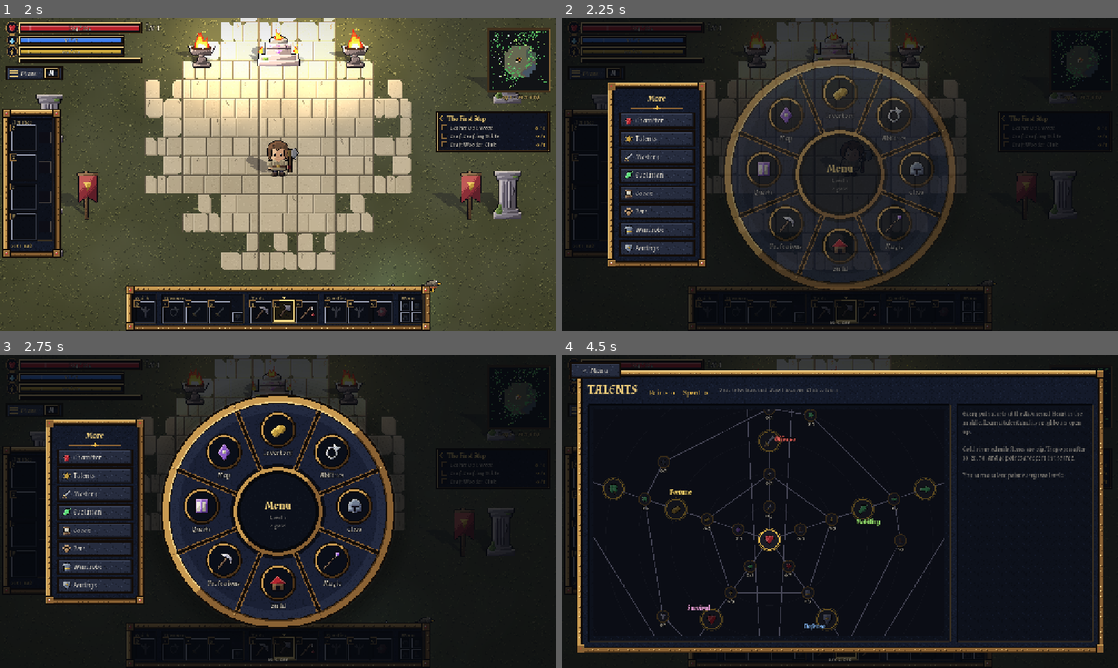
Above: before the commit, frames 1-4 (two rows, left to right).
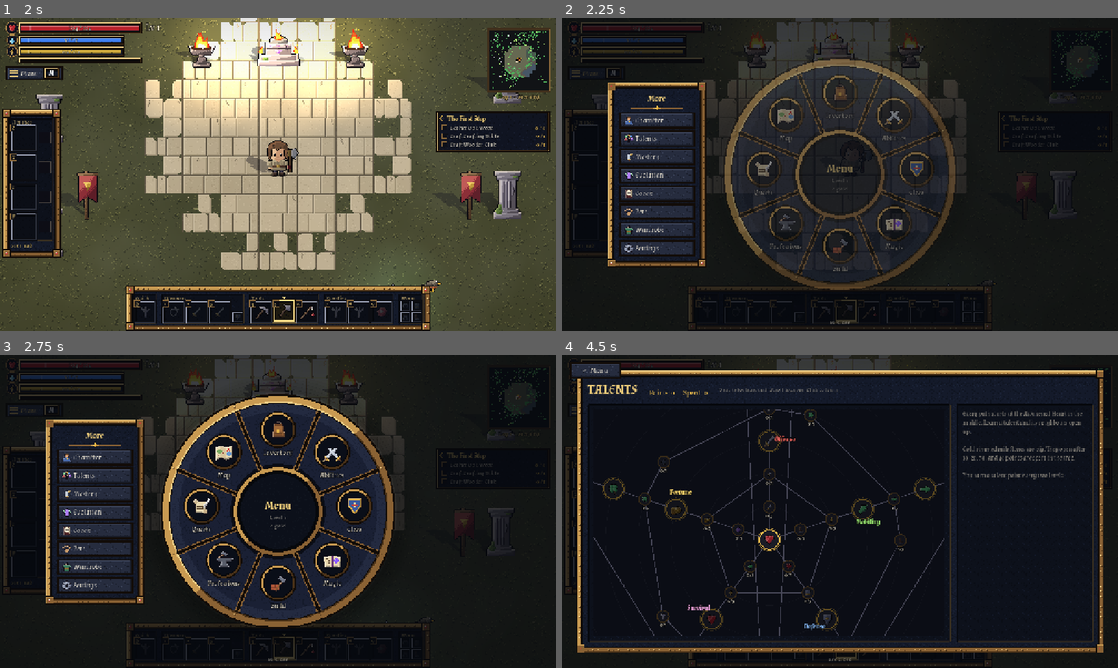
Above: after the commit, the same moments.

Repository: snamberi/Hall-Through-Heart
Game: Godot game, scene res://scenes/main.tscn
Two runs of this game, one before a commit and one after it. Both use one fixed random seed, a clock stepped at 60 frames per second and the inputs below. This scene is started directly instead of the project's main scene. Sound files missing from this copy of the repository are replaced by a short silence.
Inputs (mouse positions are in pixels of both pictures, inside the frame that each line leads up to):
- Up to frame 1 (2 s): tap Enter at 0.5 s; drag from (33, 183) to (333, 105) at 0.52 s; drag from (278, 309) to (250, 237) at 1.27 s
- Up to frame 2 (2.25 s): move the mouse to (595, 74) at 2.02 s; hold D (move_right) from 2.03 s (still down); tap C (ability_3) at 2.1 s; click (595, 74) at 2.17 s
- Up to frame 3 (2.75 s): keep holding D (move_right)
- Up to frame 4 (4.5 s): release D (move_right) at 2.75 s; click "Character" at 2.75 s; click "< Menu" at 3.5 s; click "Talents" at 4.25 s

Frame 1 is identical in both runs. In frame 2, 0.9% of the frame differs, in the area x 11-65%, y 21-76%; in frame 3, 1.0%; in frame 4, less than 0.1%.

Commit message:
Loot light beams, coin gold, real menu icons, pixel snow
- Dropped items stand in a column of light in their rarity colour,
  taller and brighter the rarer they are (none for common things), with
  motes rising up it for Epic and better and a pool of light beneath,
  instead of a flat circle.
- Gold is a stack of stamped coins, on the ground (a bigger heap for a
  bigger purse, with a glint) and as its icon.
- Menu screens get their own pictures: a backpack for the inventory, a
  folded map with a red X for the map, crossed swords, a crest, a
  spellbook, hammer and brick, anvil, scroll and quill, a talent tree,
  a paw for pets, a tunic on a hanger, a cog for settings, and more.
- Settled snow is drawn on the pixel grid with hard two-tone drift
  edges, a dithered fringe and lone flakes, and stays patchy (at most
  about a third of the ground in snowfall, under half in a blizzard).

Co-Authored-By: Claude Opus 5.5 <noreply@anthropic.com>
Claude-Session: https://claude.ai/code/session_018VKRMzBJrrQDcMAxNX13Ea

Diff:
--- a/scripts/effects/ground_fx.gd
+++ b/scripts/effects/ground_fx.gd
@@ -24,14 +24,22 @@
 }
 
 void fragment() {
-	float n = texture(noise, world / 620.0).r * 0.7 + texture(noise, world / 150.0 + vec2(0.37, 0.71)).r * 0.3;
+	// Snapped to the game's 2px pixel grid, so drifts have hard pixel edges.
+	vec2 px = floor(world / 2.0) * 2.0;
+	float n = texture(noise, px / 520.0).r * 0.65 + texture(noise, px / 120.0 + vec2(0.37, 0.71)).r * 0.35;
 	float edge = 1.0 - cover;
-	float land = texture(land_mask, (world - mask_origin) / mask_size).r;
-	float a = smoothstep(edge - 0.05, edge + 0.03, n) * smoothstep(0.42, 0.75, land + (n - 0.5) * 0.7);
-	float grain = fract(sin(dot(floor(world / 2.0), vec2(12.9898, 78.233))) * 43758.5453);
-	vec3 snow = mix(vec3(0.82, 0.87, 0.95), vec3(0.97, 0.98, 1.0), smoothstep(edge, edge + 0.12, n));
-	snow = mix(snow, vec3(1.0), step(0.992, grain));
-	COLOR = vec4(snow, a * 0.92);
+	float land = texture(land_mask, (px - mask_origin) / mask_size).r;
+	float dot_noise = fract(sin(dot(floor(world / 2.0), vec2(12.9898, 78.233))) * 43758.5453);
+	// Drifts, with a dithered fringe round them, and only on land.
+	float solid = step(edge, n);
+	float fringe = step(edge - 0.035, n) * step(dot_noise, 0.45);
+	float on_land = step(0.55, land + (n - 0.5) * 0.4);
+	float a = max(solid, fringe) * on_land;
+	// Single flakes lying in the grass between the drifts.
+	a = max(a, step(0.988, dot_noise) * step(edge - 0.22, n) * step(0.55, land));
+	// Two tones: a cool shaded rim and bright snow inside.
+	vec3 snow = mix(vec3(0.78, 0.84, 0.94), vec3(0.96, 0.97, 1.0), step(edge + 0.05, n));
+	COLOR = vec4(snow, a * 0.95);
 }
 """
 
@@ -191,10 +199,11 @@
 func _settle_snow(delta: float) -> void:
 	var before := snow
 	match Atmosphere.weather:
+		# Settled snow stays patchy, so the ground can still be read.
 		"Snowfall":
-			snow = minf(snow + delta * 0.008, 0.62)
+			snow = minf(snow + delta * 0.006, 0.3)
 		"Blizzard":
-			snow = minf(snow + delta * 0.02, 0.8)
+			snow = minf(snow + delta * 0.015, 0.45)
 		_:
 			snow = maxf(snow - delta * (0.004 + 0.008 * (1.0 - _day_night.darkness())), 0.0)
 	match Atmosphere.weather:
--- a/scripts/items/pickup.gd
+++ b/scripts/items/pickup.gd
@@ -24,10 +24,20 @@
 	return pickup
 
 
+## Height of the light beam over a dropped item, by rarity (common
+## things have none; the rarer the taller).
+const BEAM_HEIGHT: Array[float] = [0.0, 34.0, 58.0, 92.0, 132.0, 170.0]
+
+
 func _ready() -> void:
 	add_to_group("pickups")
 	_sprite = Sprite2D.new()
 	_sprite.texture = item.icon() if item else ItemDB.icon(ItemDB.GOLD_ICON)
+	if item:
+		_sprite.modulate = item.icon_tint()
+	else:
+		# A bigger heap for a bigger purse.
+		_sprite.scale = Vector2.ONE * clampf(0.85 + log(maxf(gold, 1)) * 0.08, 0.85, 1.35)
 	add_child(_sprite)
 
 
@@ -41,6 +51,7 @@
 	_age += delta
 	_blocked_left = maxf(_blocked_left - delta, 0.0)
 	_sprite.position.y = -8.0 + sin(_age * 4.0) * 2.0
+	queue_redraw()
 	if _age > LIFETIME:
 		queue_free()
 		return
@@ -53,10 +64,57 @@
 		global_position += offset.normalized() * MAGNET_SPEED * delta
 
 
+## What lies on the ground shows what it is worth: a column of light in its
+## rarity colour rising behind it (taller, wider and brighter the rarer it
+## is, with motes drifting up it for Epic and better), a pool of that light
+## on the ground, and a glint now and then on a pile of gold. Drawn in hard
+## pixel steps to match the art.
 func _draw() -> void:
-	var glow := item.color() if item else Color(0.95, 0.8, 0.3)
-	draw_circle(Vector2(0, 4), 9.0, Color(glow, 0.3))
-	draw_arc(Vector2(0, 4), 9.0, 0.0, TAU, 20, Color(glow, 0.8), 1.0)
+	var pulse := 0.8 + 0.2 * sin(_age * 3.0)
+	if item == null:
+		# Gold: a soft warm pool, and a star-glint that comes and goes.
+		_pixel_pool(Color(1.0, 0.82, 0.3), 7.0, 0.35 * pulse)
+		var glint := fmod(_age, 1.6)
+		if glint < 0.25:
+			var at := (Vector2(4, -12) + Vector2(0, _sprite.position.y + 8.0)).round()
+			var size := 1.0 + (1.0 - absf(glint - 0.125) / 0.125) * 2.0
+			draw_rect(Rect2(at - Vector2(size, 0.5), Vector2(size * 2.0 + 1.0, 1)), Color(1, 1, 0.9))
+			draw_rect(Rect2(at - Vector2(0.5, size), Vector2(1, size * 2.0 + 1.0)), Color(1, 1, 0.9))
+		return
+	var rarity := clampi(item.rarity, 0, BEAM_HEIGHT.size() - 1)
+	var color := item.color()
+	var notable := rarity > 0 or item.is_equipment() or item.set_id != ""
+	_pixel_pool(color, 6.0 + rarity * 1.5, (0.25 + rarity * 0.08) * pulse if notable else 0.12)
+	if not notable:
+		return
+	var height := maxf(BEAM_HEIGHT[rarity], 24.0)
+	var width := 4.0 + rarity * 1.5
+	# The beam: bands that fade as they rise, a bright core, and a lit edge.
+	var bands := 8
+	for band in bands:
+		var t := float(band) / bands
+		var y0 := 2.0 - height * (band + 1) / bands
+		var alpha := (1.0 - t) * (0.32 + rarity * 0.05) * pulse
+		var w := roundf(width * (1.0 - t * 0.35))
+		draw_rect(Rect2(Vector2(-w, y0).round(), Vector2(w * 2.0, height / bands + 1.0).round()), Color(color, alpha))
+		draw_rect(Rect2(Vector2(-1, y0).round(), Vector2(2, height / bands + 1.0).round()), Color(color.lightened(0.6), alpha * 1.6))
+	if rarity >= 3:
+		# Motes drifting up the beam.
+		for mote in rarity:
+			var phase := fmod(_age * 0.6 + mote * 0.37, 1.0)
+			var x := roundf(sin(mote * 2.3 + _age * 1.5) * (width - 1.0))
+			var y := roundf(-phase * height)
+			draw_rect(Rect2(x, y, 2, 2), Color(color.lightened(0.5), (1.0 - phase) * 0.9))
+
+
+## A flat pool of light on the ground, as a stepped pixel ellipse.
+func _pixel_pool(color: Color, radius: float, alpha: float) -> void:
+	for ring in 3:
+		var r := radius * (1.0 - ring * 0.3)
+		var rows := int(ceilf(r * 0.45))
+		for row in range(-rows, rows + 1):
+			var half := roundf(r * sqrt(maxf(0.0, 1.0 - pow(float(row) / (r * 0.45 + 0.01), 2.0))))
+			draw_rect(Rect2(-half, 3 + row, half * 2.0, 1), Color(color, alpha * (0.5 + ring * 0.25)))
 
 
 func _collect() -> void:
--- /dev/null
+++ b/scripts/ui/menu_icons.gd
@@ -0,0 +1,18 @@
+class_name MenuIcons
+extends RefCounted
+## Pictures for the menu screens (tools/generate_ability_icons.py): a
+## backpack for the inventory, a folded map for the map, and so on.
+
+const SHEET: Texture2D = preload("res://assets/icons/menus.png")
+const IDS: Array[String] = ["inventory", "abilities", "class", "magic", "build", "professions", "journal", "map",
+	"attributes", "talents", "mastery", "evolution", "codex", "pets", "wardrobe", "pause"]
+static var _icons: Dictionary = {}
+
+
+static func icon(screen_id: String) -> Texture2D:
+	if not _icons.has(screen_id):
+		var atlas := AtlasTexture.new()
+		atlas.atlas = SHEET
+		atlas.region = Rect2(maxi(IDS.find(screen_id), 0) * 24, 0, 24, 24)
+		_icons[screen_id] = atlas
+	return _icons[screen_id]
--- a/scripts/ui/menu_manager.gd
+++ b/scripts/ui/menu_manager.gd
@@ -241,7 +241,7 @@
 			continue
 		var row := Button.new()
 		row.text = screen["title"]
-		row.icon = ItemDB.icon(screen["icon"])
+		row.icon = MenuIcons.icon(screen["id"])
 		row.expand_icon = false
 		row.alignment = HORIZONTAL_ALIGNMENT_LEFT
 		row.focus_mode = Control.FOCUS_NONE
--- a/scripts/ui/menu_wheel.gd
+++ b/scripts/ui/menu_wheel.gd
@@ -97,7 +97,7 @@
 		var lift: float = _lift[index] if index < _lift.size() else 0.0
 		var spot := center + Vector2.from_angle(middle) * SOCKETS - Vector2(0, SOCKET_RISE)
 		var icon_size := 44.0
-		draw_texture_rect(ItemDB.icon(entries[index]["icon"]), Rect2((spot - Vector2(icon_size, icon_size) / 2.0).floor(), Vector2(icon_size, icon_size)), false, Color(1, 1, 1, fade))
+		draw_texture_rect(MenuIcons.icon(entries[index]["id"]), Rect2((spot - Vector2(icon_size, icon_size) / 2.0).floor(), Vector2(icon_size, icon_size)), false, Color(1, 1, 1, fade))
 		var title: String = entries[index]["title"]
 		var title_font: Font = UITheme.bold() if lift > 0.5 else font
 		draw_string_outline(title_font, spot + Vector2(-70.0, 58.0), title, HORIZONTAL_ALIGNMENT_CENTER, 140.0, 16, 4, Color(0, 0, 0, 0.9 * fade))
Binary file changed: assets/icons/items.png
Binary file added: assets/icons/menus.png
Not shown, added: assets/icons/menus.png.import
Not shown, added: scripts/ui/menu_icons.gd.uid
